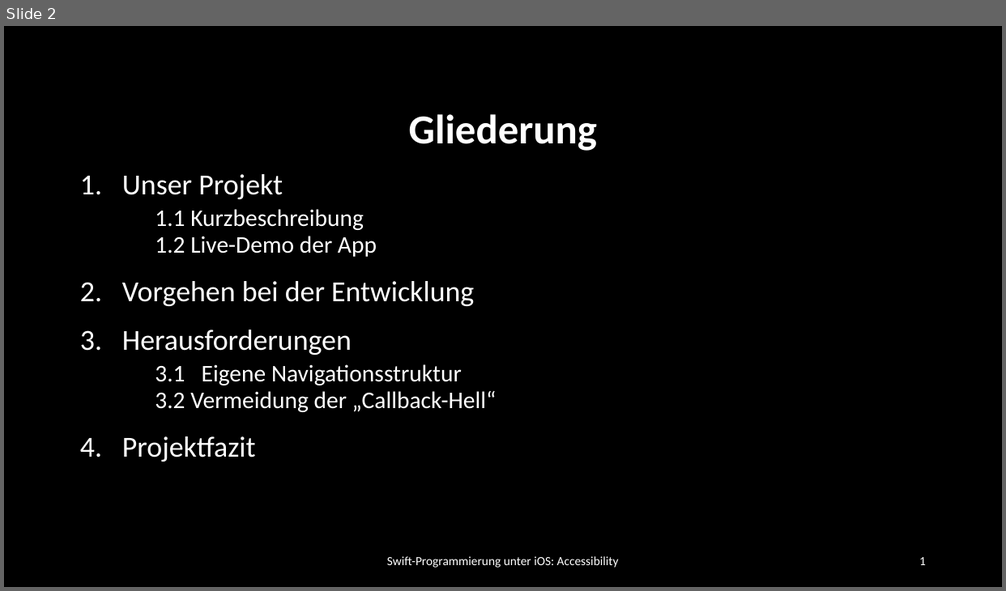
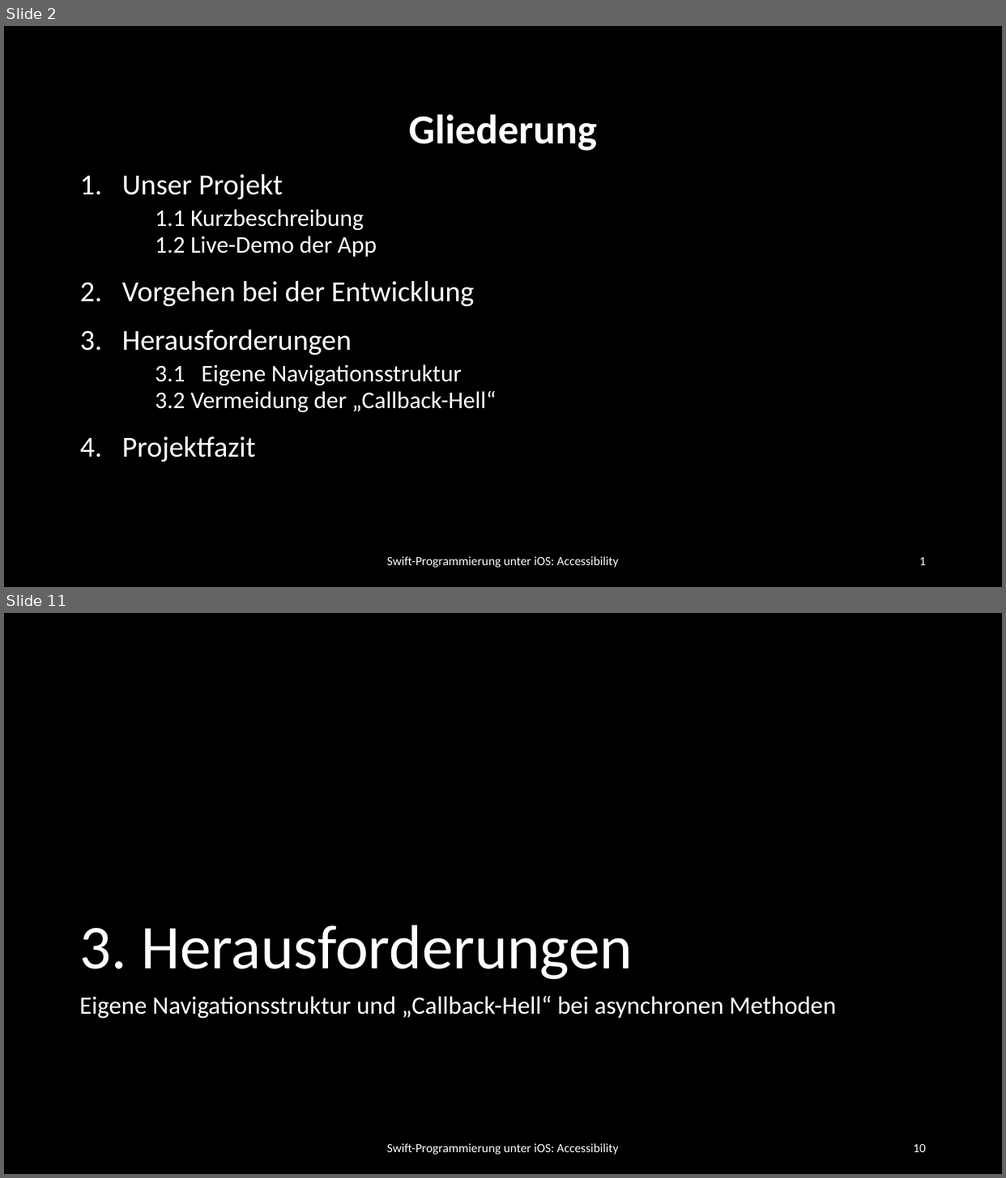
Before and after one commit to dspengler99/Quiz-With-Me, a slide deck: Präsentation/Quiz With Me.pptx. Shown one above the other, each under a label of ours: slide 2 before the commit, slides 2 and 11 after it; the slides between them are not shown. The pictures are 1006x591 and 1006x1178 pixels, drawn with LibreOffice and Linux fonts; fonts in the diff are those of the drawing; background and template pictures are left out. Boxes give left, top, right and bottom in pixels: in the first picture for what was removed or moved away, otherwise in the second. Text is boxed around its words. In the diff, an @@ line names an element or a change of style, - is before the commit and + after.

```diff
--- a/Präsentation/Quiz With Me.pptx
+++ b/Präsentation/Quiz With Me.pptx
@@ slide 11 added at (4, 613, 1002, 1174), background #000000 @@
@@ title added at (79, 925, 633, 980), 60 pt, text #FFFFFF @@
+3. Herausforderungen
@@ text added at (79, 996, 836, 1019), 24 pt, text #FFFFFF @@
+Eigene Navigationsstruktur und „Callback-Hell“ bei asynchronen Methoden
@@ text added at (387, 1144, 619, 1155), 12 pt, text #FFFFFF @@
+Swift-Programmierung unter iOS: Accessibility
@@ page number added at (913, 1144, 926, 1152), 12 pt, text #FFFFFF @@
+10
```
Also in this commit, not shown: 18 other slides added, 2 other files.
